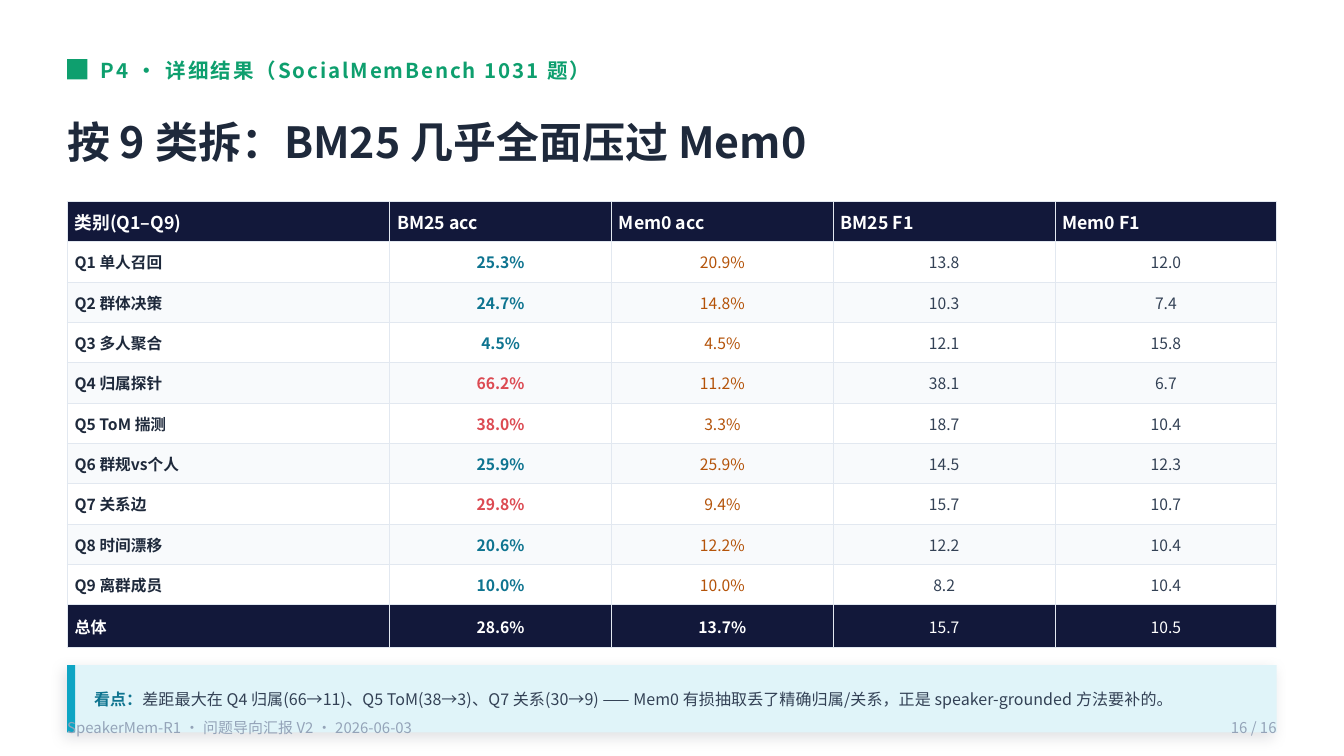
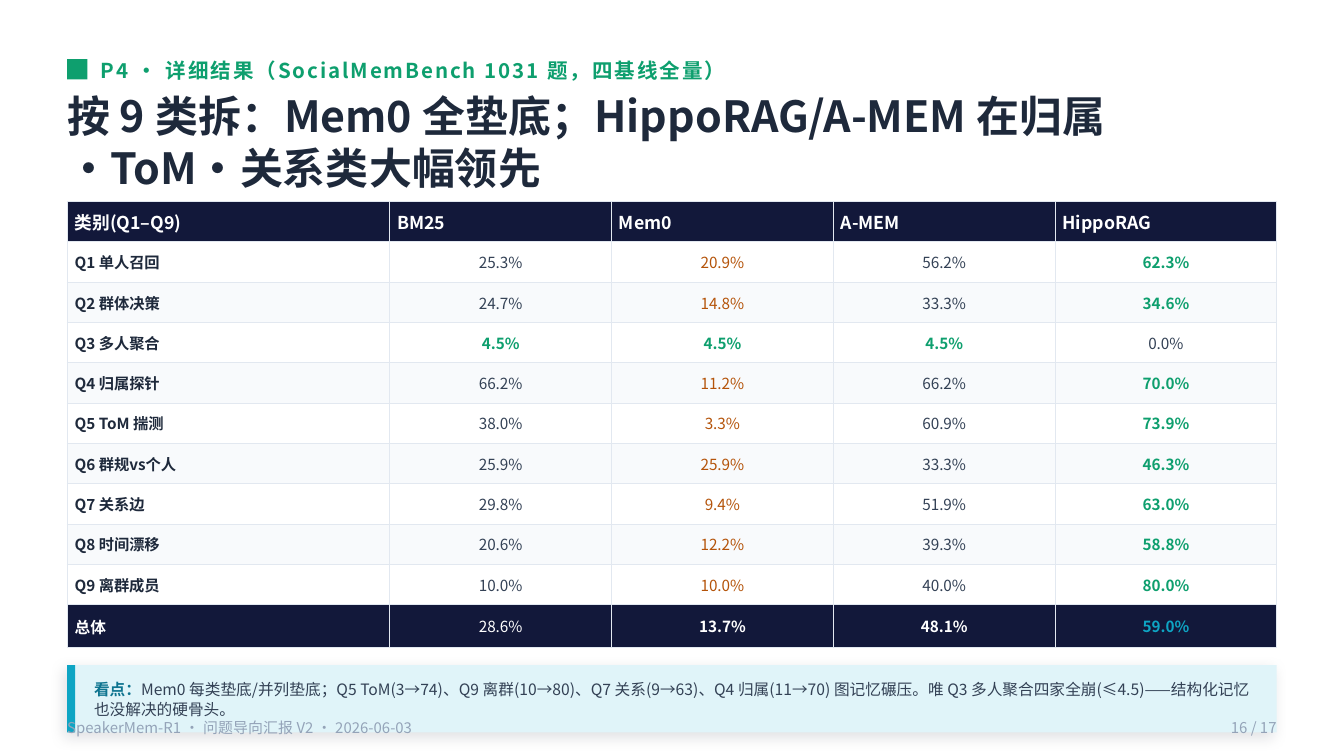
Before and after one commit to 2022hpsk/2026AAAI, a slide deck: slide 16 of SpeakerMem-R1-汇报V2-问题导向.pptx. Drawn at 1344x756 pixels with LibreOffice and Linux fonts; fonts in the diff are those of the drawing. Boxes give left, top, right and bottom in pixels: in the first picture for what was removed or moved away, otherwise in the second. Text is boxed around its words. In the diff, an @@ line names an element or a change of style, - is before the commit and + after.

```diff
--- a/SpeakerMem-R1-汇报V2-问题导向.pptx
+++ b/SpeakerMem-R1-汇报V2-问题导向.pptx
@@ text at [101,60,725,81]: text changed @@
-P4 · 详细结果（SocialMemBench 1031 题）
+P4 · 详细结果（SocialMemBench 1031 题，四基线全量）
@@ text at [67,95,1106,188]: text changed @@
-按 9 类拆：BM25 几乎全面压过 Mem0
+按 9 类拆：Mem0 全垫底；HippoRAG/A-MEM 在归属·ToM·关系类大幅领先
@@ table at [67,202,1277,639] @@
-row 1: 类别(Q1–Q9) | BM25 acc | Mem0 acc | BM25 F1 | Mem0 F1
+row 1: 类别(Q1–Q9) | BM25 | Mem0 | A-MEM | HippoRAG
-row 2, column 4: 13.8
+row 2, column 4: 56.2%
-row 2, column 5: 12.0
+row 2, column 5: 62.3%
-row 3, column 4: 10.3
+row 3, column 4: 33.3%
-row 3, column 5: 7.4
+row 3, column 5: 34.6%
-row 4, column 4: 12.1
+row 4, column 4: 4.5%
-row 4, column 5: 15.8
+row 4, column 5: 0.0%
-row 5, column 4: 38.1
+row 5, column 4: 66.2%
-row 5, column 5: 6.7
+row 5, column 5: 70.0%
-row 6, column 4: 18.7
+row 6, column 4: 60.9%
-row 6, column 5: 10.4
+row 6, column 5: 73.9%
-row 7, column 4: 14.5
+row 7, column 4: 33.3%
-row 7, column 5: 12.3
+row 7, column 5: 46.3%
-row 8, column 4: 15.7
+row 8, column 4: 51.9%
-row 8, column 5: 10.7
+row 8, column 5: 63.0%
-row 9, column 4: 12.2
+row 9, column 4: 39.3%
-row 9, column 5: 10.4
+row 9, column 5: 58.8%
-row 10, column 4: 8.2
+row 10, column 4: 40.0%
-row 10, column 5: 10.4
+row 10, column 5: 80.0%
-row 11, column 4: 15.7
+row 11, column 4: 48.1%
-row 11, column 5: 10.5
+row 11, column 5: 59.0%
@@ size 8.4 to 8.2 pt in "Q1 单人召回", "25.3%", "20.9%", "Q2 群体决策" and 25 more places @@
@@ text colour #0E7490 to #334155 in "25.3%", "24.7%", "25.9%", "20.6%" and 1 more places @@
@@ bold off in "25.3%", "24.7%", "66.2%", "38.0%" and 5 more places @@
@@ text colour #0E7490 to #0E9F6E, text colour #B45309 to #0E9F6E, bold on in "4.5%" @@
@@ text colour #DC4A52 to #334155 in "66.2%", "38.0%", "29.8%" @@
@@ size 8.6 to 8.4 pt in "总体" @@
@@ text at [94,681,1249,717]: text changed; size 8.6 to 8.4 pt @@
-看点：差距最大在 Q4 归属(66→11)、Q5 ToM(38→3)、Q7 关系(30→9) —— Mem0 有损抽取丢了精确归属/关系，正是 speaker-grounded 方法要补的。
+看点：Mem0 每类垫底/并列垫底；Q5 ToM(3→74)、Q9 离群(10→80)、Q7 关系(9→63)、Q4 归属(11→70) 图记忆碾压。唯 Q3 多人聚合四家全崩(≤4.5)——结构化记忆也没解决的硬骨头。
@@ text at [1231,722,1277,733]: text changed @@
-16 / 16
+16 / 17
```
Also in this commit, not shown: 15 other slides changed, 1 slide added, 6 other files.
